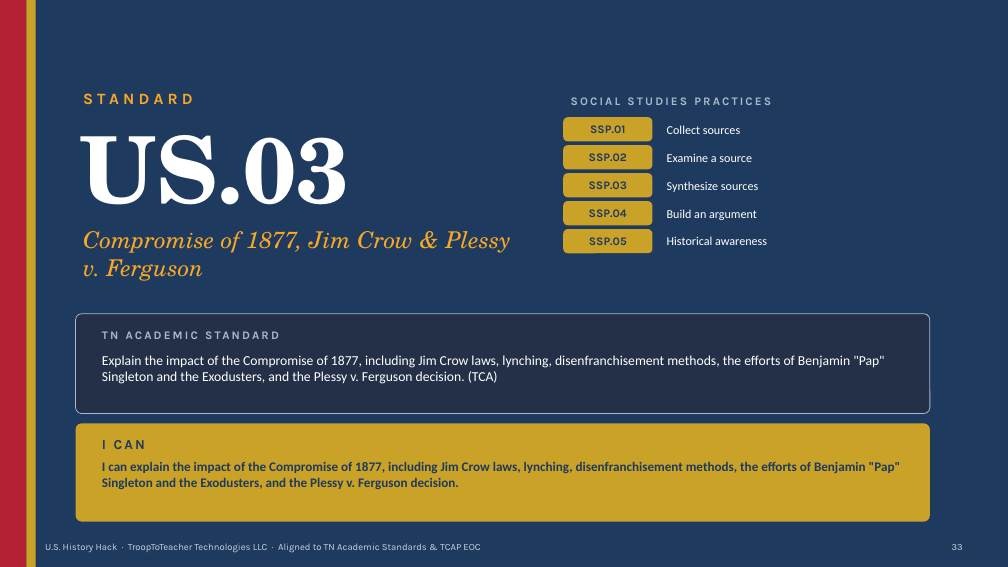
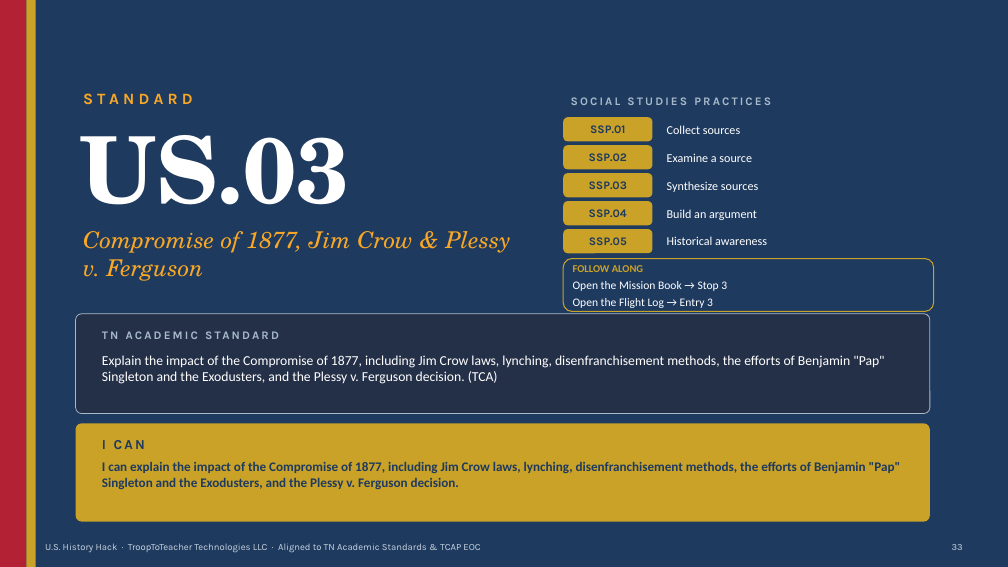
Before and after one commit to Trooptoteacher/trooptoteacher-history, a slide deck: slide 33 of HistoryHack_Platinum/deliverables_unit1/Unit1_Teacher_Deck_America250.pptx. Drawn at 1008x567 pixels with LibreOffice and Linux fonts; fonts in the diff are those of the drawing. Boxes give left, top, right and bottom in pixels: in the first picture for what was removed or moved away, otherwise in the second. Text is boxed around its words. In the diff, an @@ line names an element or a change of style, - is before the commit and + after.

```diff
--- a/HistoryHack_Platinum/deliverables_unit1/Unit1_Teacher_Deck_America250.pptx
+++ b/HistoryHack_Platinum/deliverables_unit1/Unit1_Teacher_Deck_America250.pptx
@@ rounded rectangle added at (563, 259, 934, 312), fill #1F3A5F, outline #C9A227 1 pt, 11 pt, text #FFFFFF @@
+FOLLOW ALONG
+Open the Mission Book → Stop 3
+Open the Flight Log → Entry 3
```
Also in this commit, not shown: 6 other slides changed, 2 other files.
